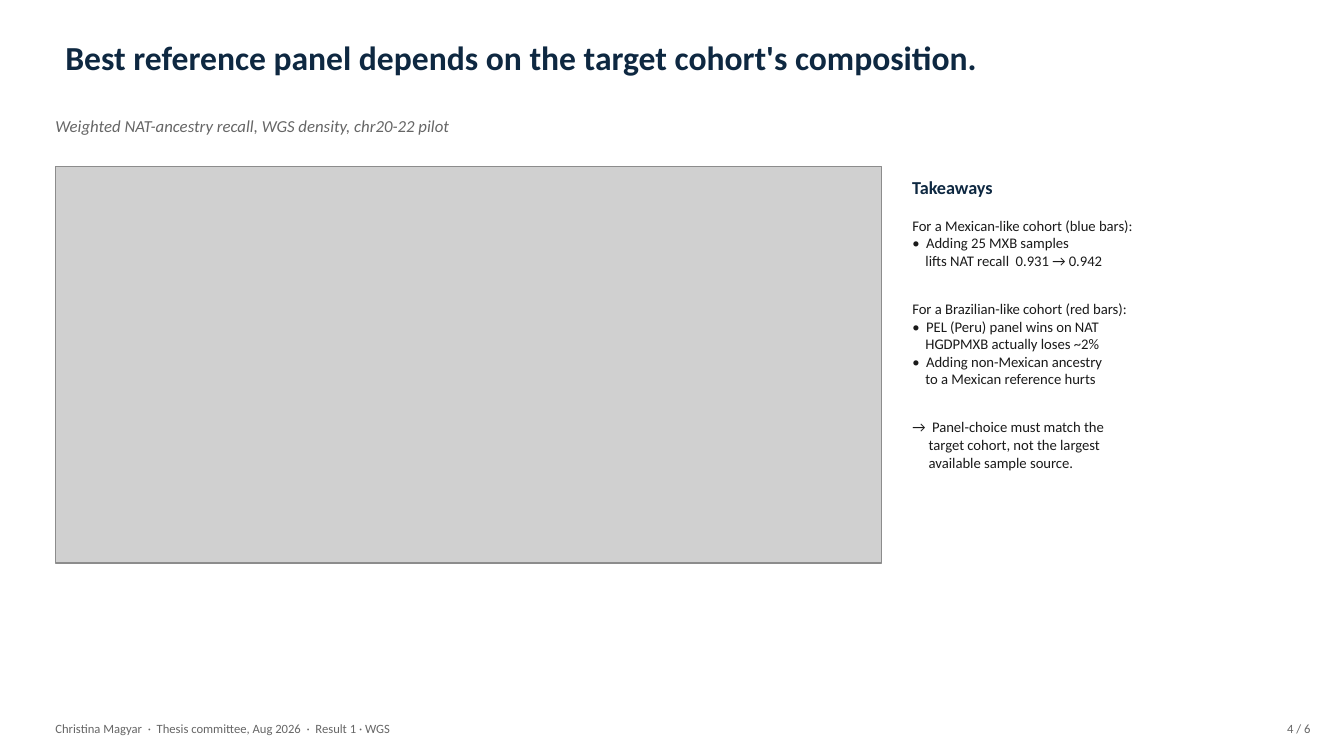
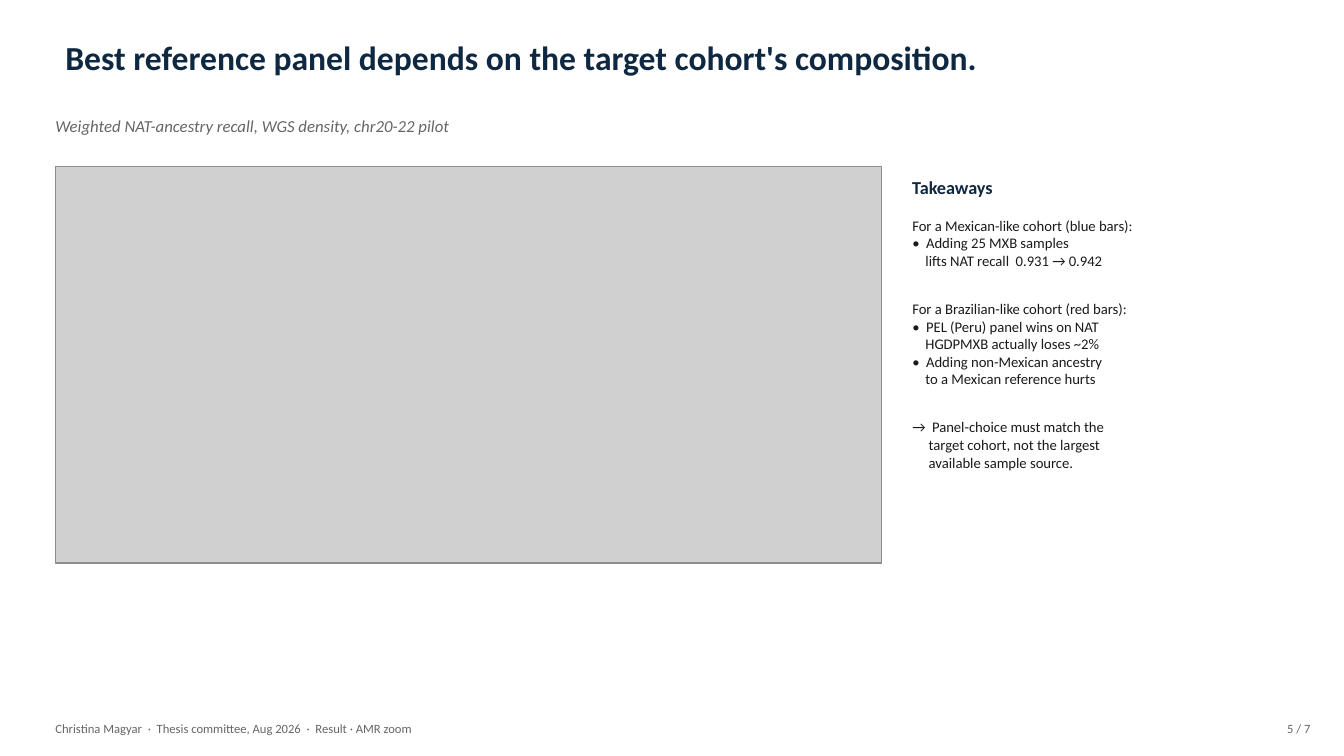
Before and after one commit to chrisrob3312/LAI-sims-accuracy, a slide deck: slide 5 of slides/thesis_committee_slides.pptx (slide 4 before the commit). Drawn at 1344x756 pixels with LibreOffice and Linux fonts; fonts in the diff are those of the drawing; grey boxes stand for pictures. Boxes give left, top, right and bottom in pixels: in the first picture for what was removed or moved away, otherwise in the second. Text is boxed around its words. In the diff, an @@ line names an element or a change of style, - is before the commit and + after.

```diff
--- a/slides/thesis_committee_slides.pptx
+++ b/slides/thesis_committee_slides.pptx
@@ text at (x1=55, y1=724, x2=412, y2=735): text changed @@
-Christina Magyar · Thesis committee, Aug 2026 · Result 1 · WGS
+Christina Magyar · Thesis committee, Aug 2026 · Result · AMR zoom
@@ text at (x1=1287, y1=725, x2=1310, y2=733): text changed @@
-4 / 6
+5 / 7
```
Also in this commit, not shown: 4 other slides changed, 1 slide added, 1 other file.
